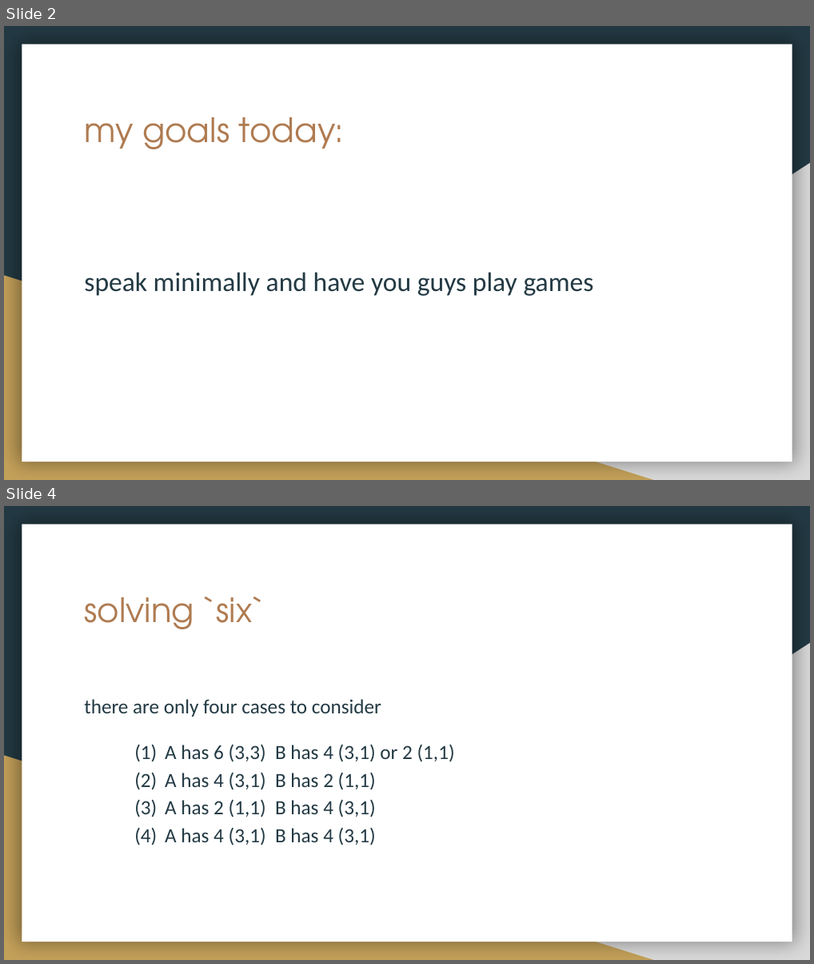
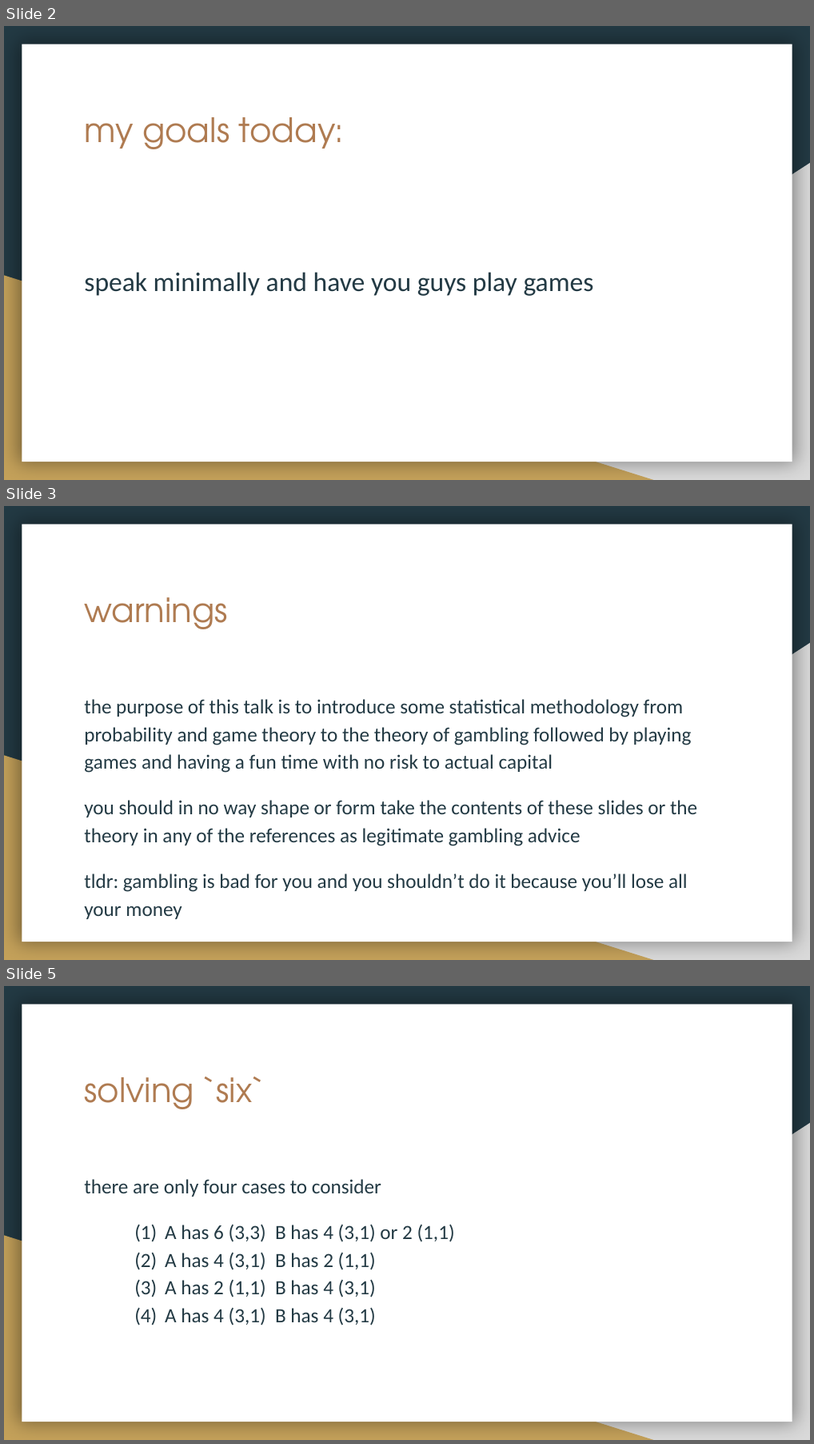
Before and after one commit to erickim/kellyCriterion, a slide deck: 110717-cx.pptx. Shown one above the other, each under a label of ours: slides 2 and 4 before the commit, slides 2, 3 and 5 after it; the slides between them are not shown. The pictures are 814x964 and 814x1444 pixels, drawn with LibreOffice and Linux fonts; fonts in the diff are those of the drawing. Boxes give left, top, right and bottom in pixels: in the first picture for what was removed or moved away, otherwise in the second. Text is boxed around its words. In the diff, an @@ line names an element or a change of style, - is before the commit and + after.

```diff
--- a/110717-cx.pptx
+++ b/110717-cx.pptx
@@ slide 3 added at bbox=[4, 506, 810, 960], background #233A44; not listed: 3 template elements that a slide beside it also shows @@
@@ title added at bbox=[84, 597, 227, 629], 30 pt, text #AF7B51 @@
+warnings
@@ text added at bbox=[84, 699, 698, 892], 18 pt, text #233A44 @@
+the purpose of this talk is to introduce some statistical methodology from probability and game theory to the theory of gambling followed by playing games and having a fun time with no risk to actual capital
+you should in no way shape or form take the contents of these slides or the theory in any of the references as legitimate gambling advice
+tldr: gambling is bad for you and you shouldn’t do it because you’ll lose all your money
@@ what was slide 4 is now slide 5 @@
```
Also in this commit, not shown: 8 slides changed, 1 other slide added.
